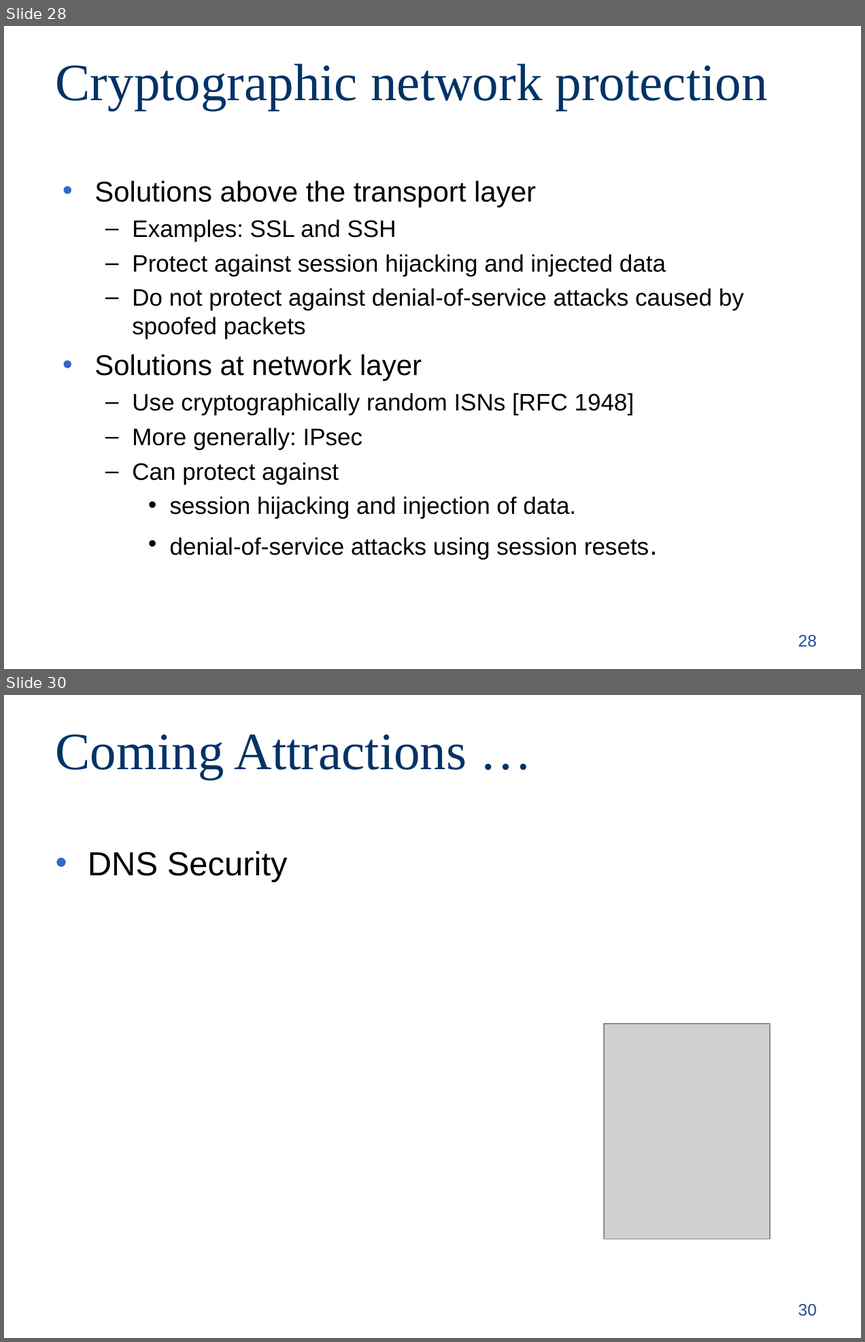
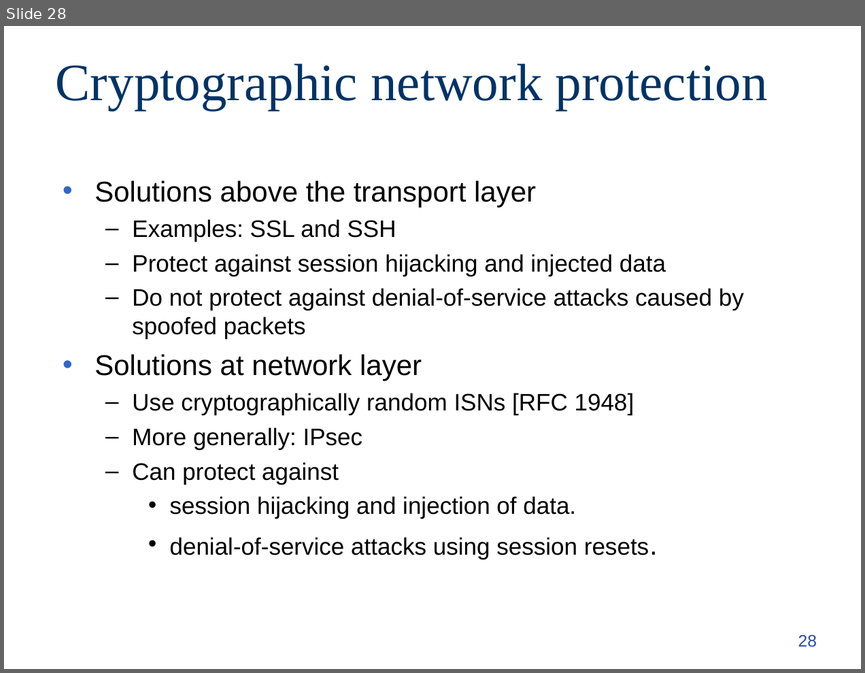
Before and after one commit to Emadalsuwat/emadalsuwat.github.io, a slide deck: internetsecurity/Lecture_9.ppt. Shown one above the other, each under a label of ours: slides 28 and 30 before the commit, slide 28 after it; the slides between them are not shown. The pictures are 865x1342 and 865x673 pixels, drawn with LibreOffice and Linux fonts; fonts in the diff are those of the drawing; grey boxes stand for pictures. Boxes give left, top, right and bottom in pixels: in the first picture for what was removed or moved away, otherwise in the second. Text is boxed around its words. In the diff, an @@ line names an element or a change of style, - is before the commit and + after.

```diff
--- a/internetsecurity/Lecture_9.ppt
+++ b/internetsecurity/Lecture_9.ppt
@@ slide 30 removed at box(4, 695, 861, 1338), background #FFFFFF @@
@@ title removed at box(56, 734, 467, 779) @@
-Coming Attractions …
@@ text removed at box(88, 851, 288, 882) @@
-• DNS Security
@@ picture removed at box(604, 1023, 770, 1238) @@
@@ page number removed at box(798, 1304, 817, 1316) @@
-30
```
Also in this commit, not shown: 1 other slide removed, 3 other files.
